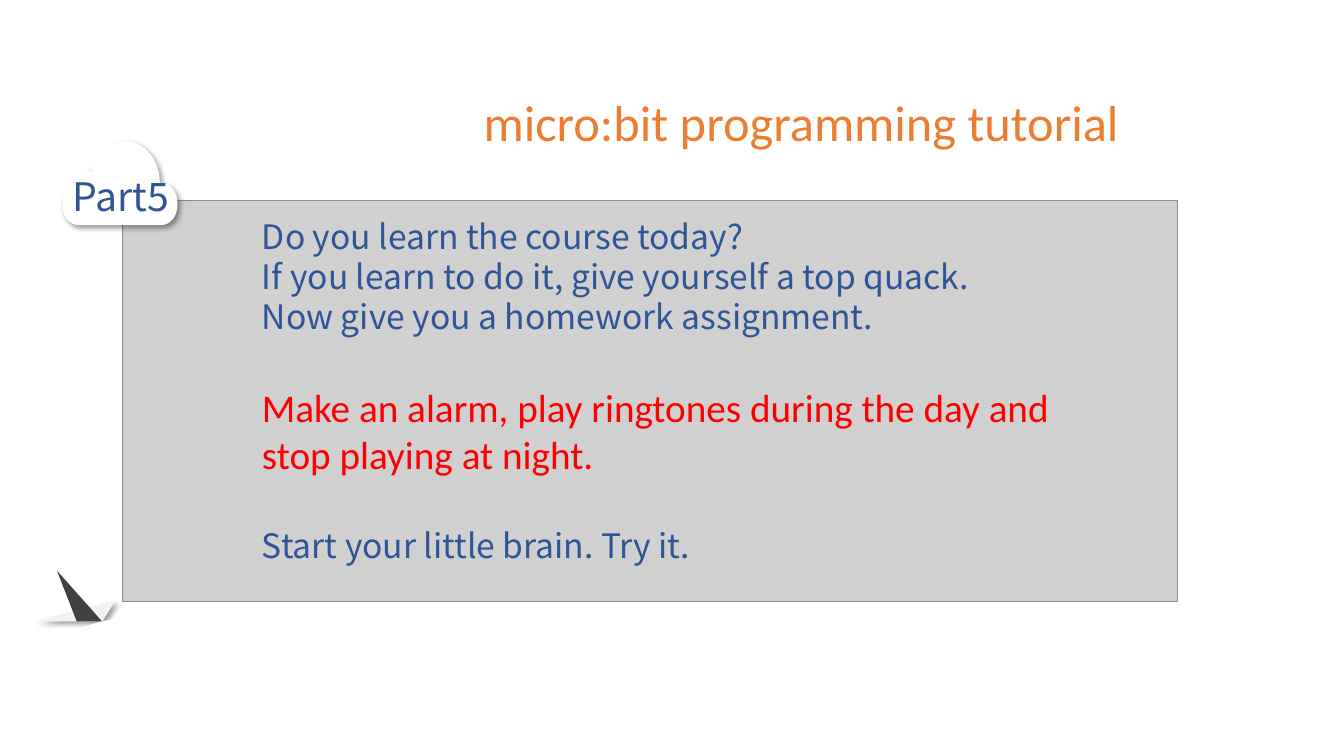
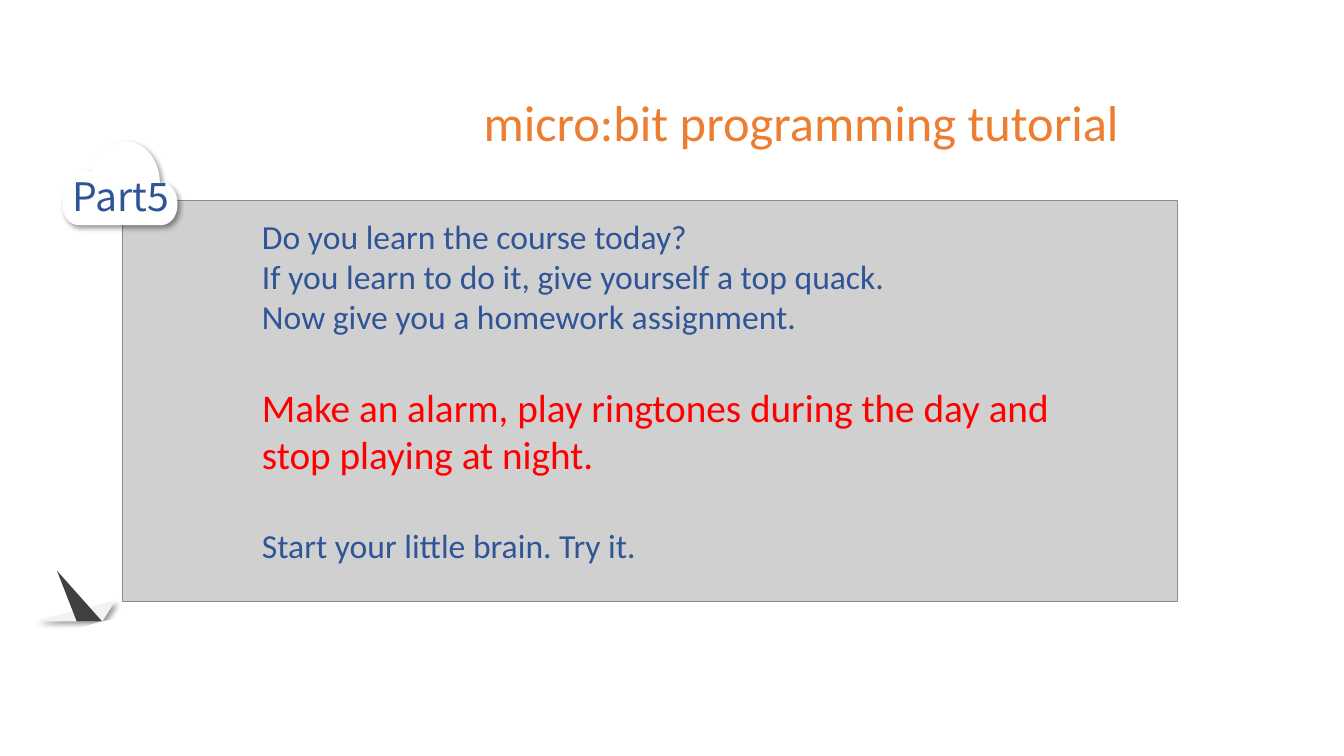
Before and after one commit to YahboomTechnology/Microbit-Game-Handle, a slide deck: slide 16 of 2.Game Handle basic kit course/7.Automatic lighting/7.Automatic lighting.pptx (slide 17 before the commit). Drawn at 1344x756 pixels with LibreOffice and Linux fonts; fonts in the diff are those of the drawing; grey boxes stand for pictures; background and template pictures are left out. Boxes give left, top, right and bottom in pixels: in the first picture for what was removed or moved away, otherwise in the second. Text is boxed around its words. In the diff, an @@ line names an element or a change of style, - is before the commit and + after.

```diff
--- a/2.Game Handle basic kit course/7.Automatic lighting/7.Automatic lighting.pptx
+++ b/2.Game Handle basic kit course/7.Automatic lighting/7.Automatic lighting.pptx
@@ text at [262,225,884,564]: font Noto Sans CJK JP to Calibri in "Do you learn the course today?", "If you learn to do it, give ...", "Now give you a homework assignment.", "Start your little brain. Try it." @@
```
Also in this commit, not shown: 2 other slides changed, 1 slide removed, 9 other files.
